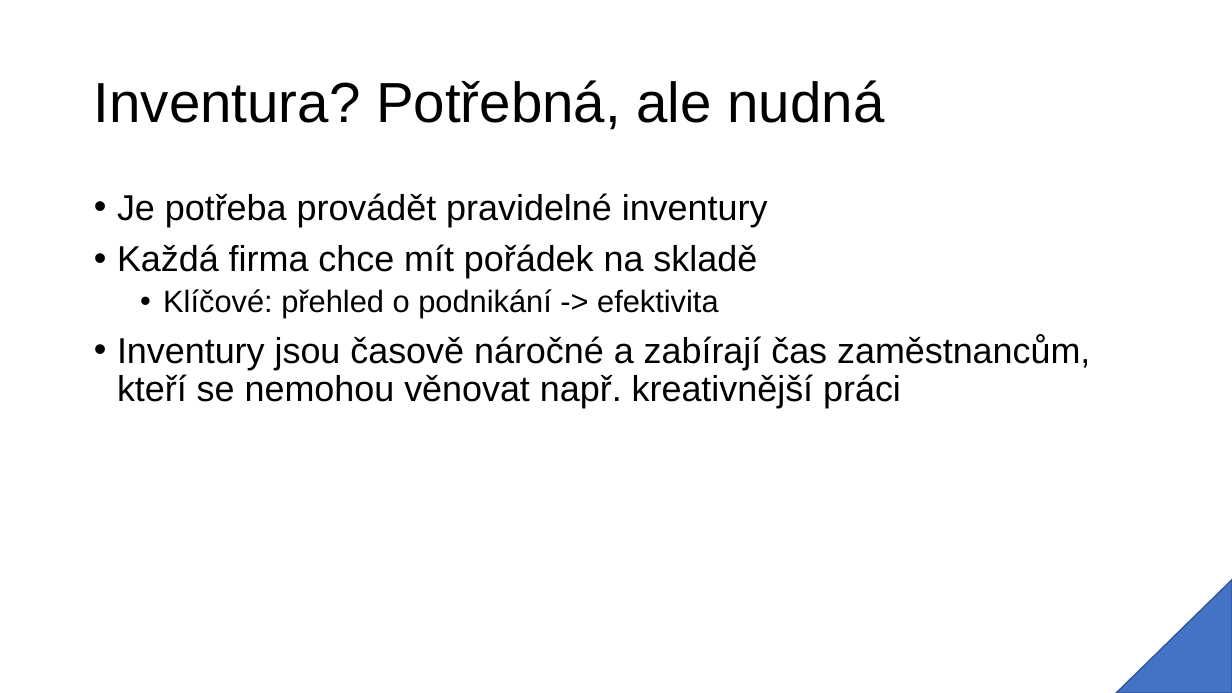
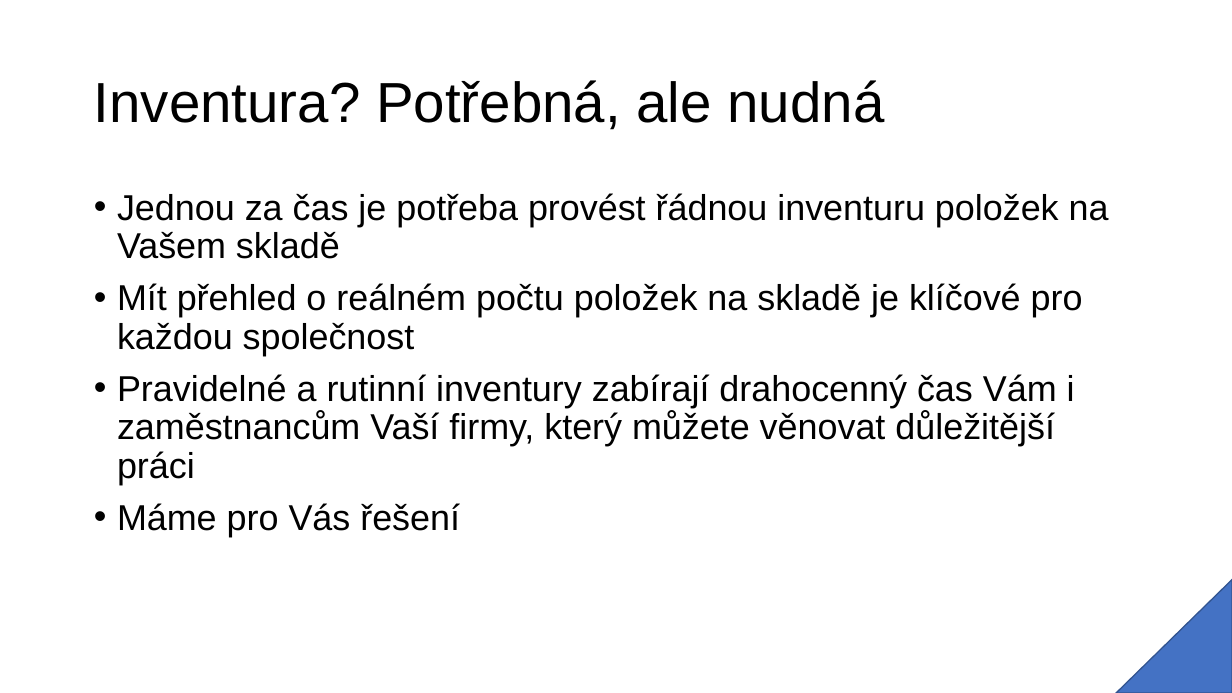
Before and after one commit to Skotuson/UnIT, a slide deck: slide 2 of Představujeme aplikaci.pptx. Drawn at 1232x693 pixels with LibreOffice and Linux fonts; fonts in the diff are those of the drawing. Boxes give left, top, right and bottom in pixels: in the first picture for what was removed or moved away, otherwise in the second. Text is boxed around its words. In the diff, an @@ line names an element or a change of style, - is before the commit and + after.

```diff
--- a/Představujeme aplikaci.pptx
+++ b/Představujeme aplikaci.pptx
@@ text at [117, 193, 1109, 537]: text changed @@
-• Je potřeba provádět pravidelné inventury
-• Každá firma chce mít pořádek na skladě
-  • Klíčové: přehled o podnikání -> efektivita
-• Inventury jsou časově náročné a zabírají čas zaměstnancům, kteří se nemohou věnovat např. kreativnější práci
+• Jednou za čas je potřeba provést řádnou inventuru položek na Vašem skladě
+• Mít přehled o reálném počtu položek na skladě je klíčové pro každou společnost
+• Pravidelné a rutinní inventury zabírají drahocenný čas Vám i zaměstnancům Vaší firmy, který můžete věnovat důležitější práci
+• Máme pro Vás řešení
```
Also in this commit, not shown: 2 other slides changed, 1 slide added, 2 other files.
